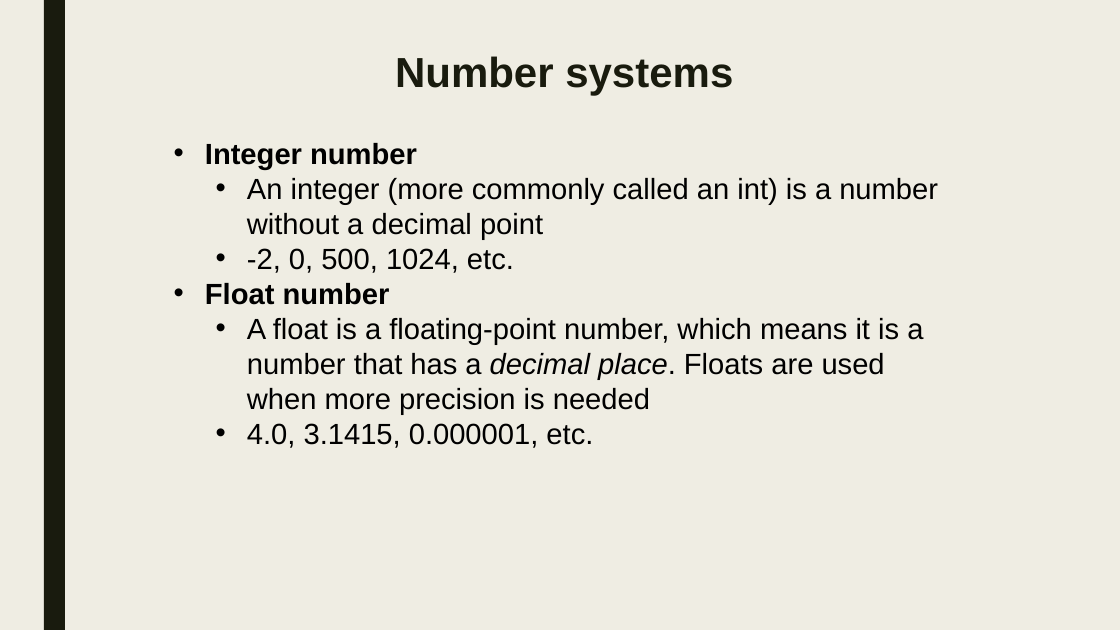
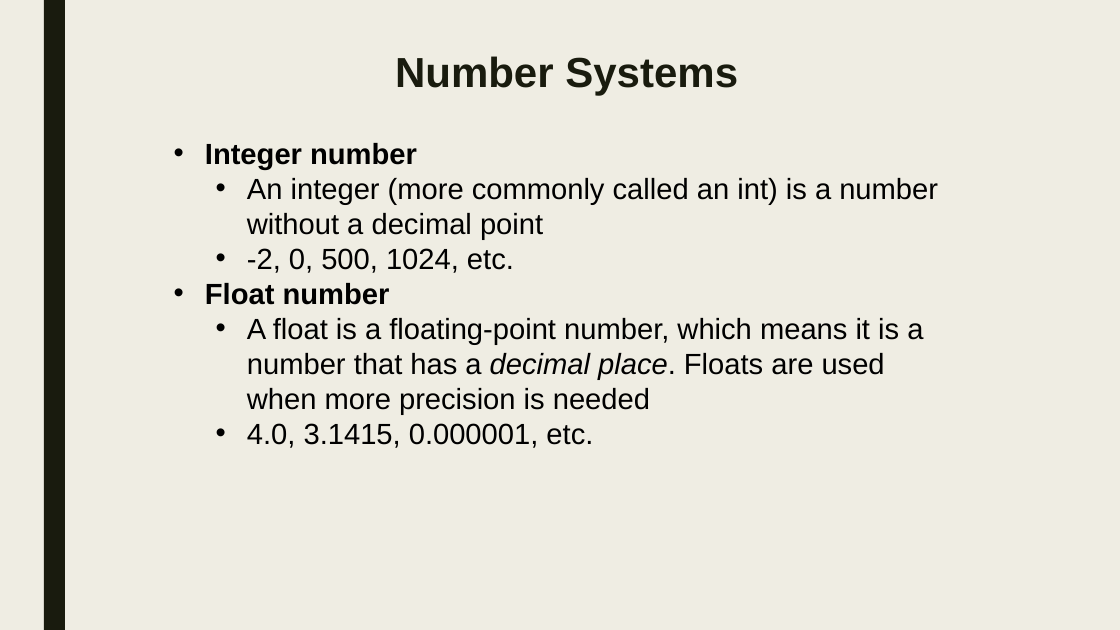
Before and after one commit to sayyidkhan/web_intro_2022, a slide deck: slide 12 of ppt/3_Logic Algo.pptx (slide 49 before the commit). Drawn at 1120x630 pixels with LibreOffice and Linux fonts; fonts in the diff are those of the drawing. Boxes give left, top, right and bottom in pixels: in the first picture for what was removed or moved away, otherwise in the second. Text is boxed around its words. In the diff, an @@ line names an element or a change of style, - is before the commit and + after.

```diff
--- a/ppt/3_Logic Algo.pptx
+++ b/ppt/3_Logic Algo.pptx
@@ title at <box>395,56,738,95</box>: text changed @@
-Number systems
+Number Systems
```
Also in this commit, not shown: 7 other slides changed, 3 slides added, 44 slides removed, 7 other files.
